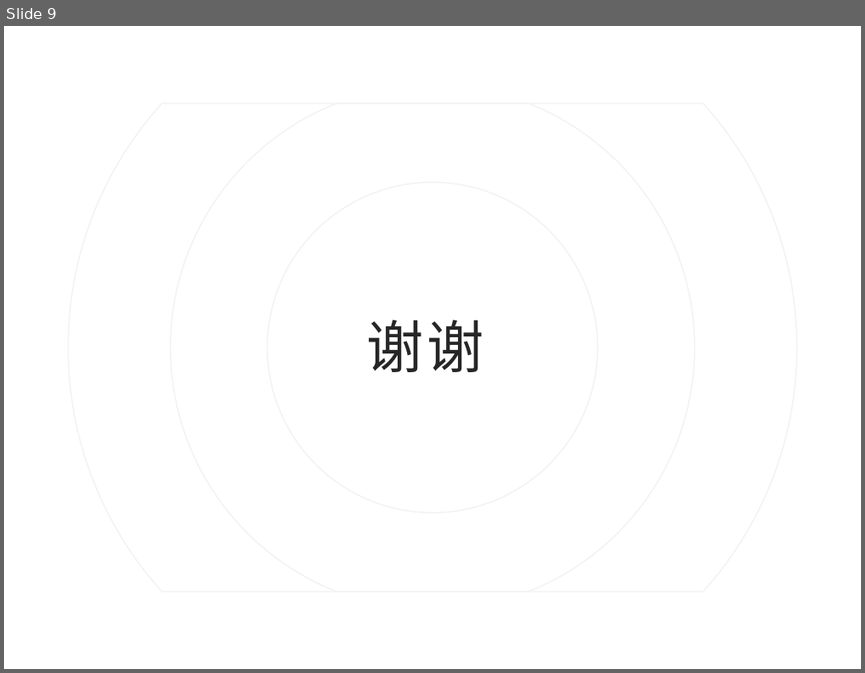
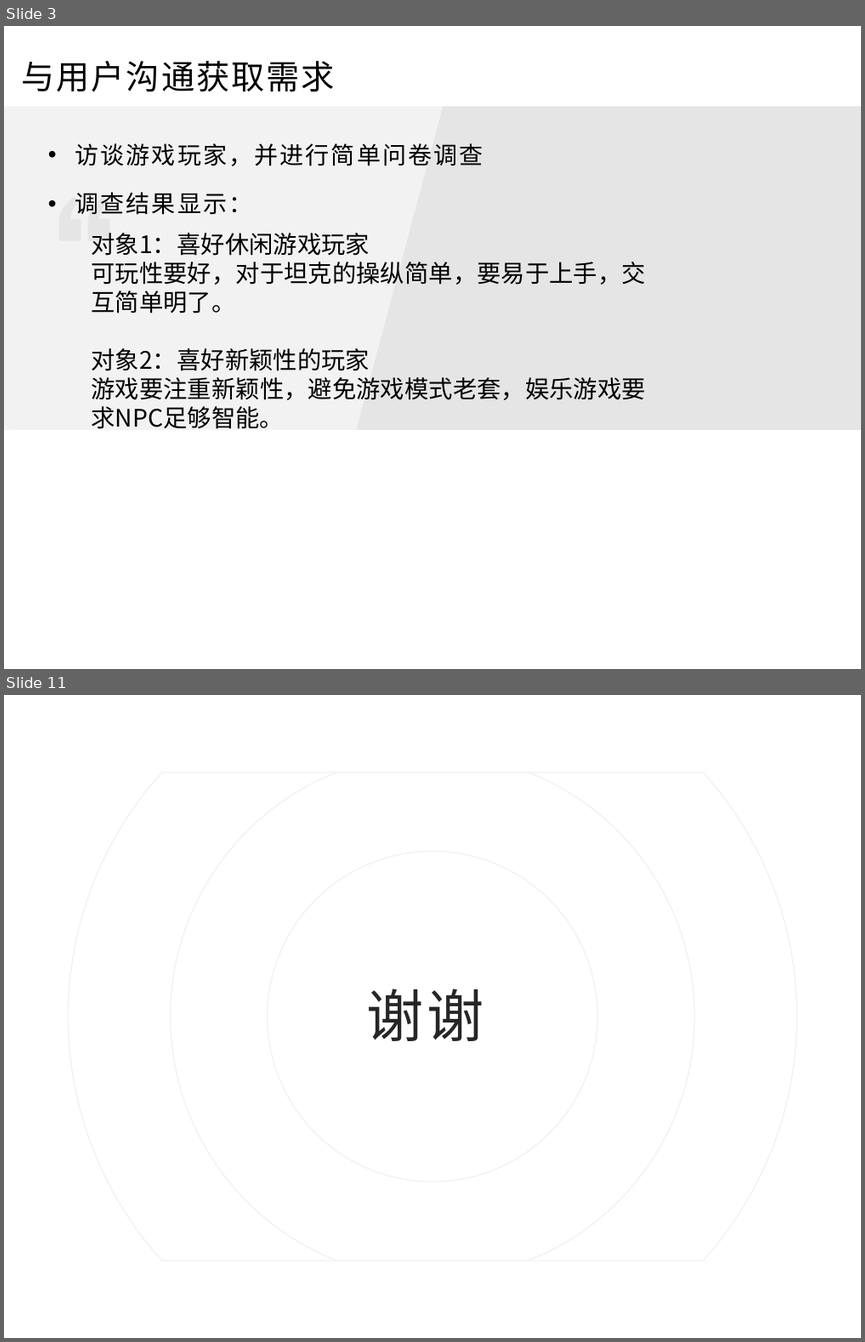
Before and after one commit to agukl/tankWar, a slide deck: 需求分析 .pptx. Shown one above the other, each under a label of ours: slide 9 before the commit, slides 3 and 11 after it; the slides between them are not shown. The pictures are 865x673 and 865x1342 pixels, drawn with LibreOffice and Linux fonts; fonts in the diff are those of the drawing. Boxes give left, top, right and bottom in pixels: in the first picture for what was removed or moved away, otherwise in the second. Text is boxed around its words. In the diff, an @@ line names an element or a change of style, - is before the commit and + after.

```diff
--- a/需求分析 .pptx
+++ b/需求分析 .pptx
@@ slide 3 added at [4,26,861,669], background #FFFFFF @@
@@ text added at [21,61,335,92], 28 pt, text #000000 @@
+与用户沟通获取需求
@@ rectangle added at [4,107,861,431], fill #F2F2F2 @@
@@ freeform shape added at [356,107,861,431], fill #D9D9D9 at 50% opacity @@
@@ text added at [75,143,646,429], 20.2 pt, text #000000 @@
+• 访谈游戏玩家，并进行简单问卷调查
+• 调查结果显示：
+  对象1：喜好休闲游戏玩家
+  可玩性要好，对于坦克的操纵简单，要易于上手，交互简单明了。
+  对象2：喜好新颖性的玩家
+  游戏要注重新颖性，避免游戏模式老套，娱乐游戏要求NPC足够智能。
@@ freeform shape added at [59,197,80,241], fill #D9D9D9 at 50% opacity @@
@@ freeform shape added at [88,197,109,241], fill #D9D9D9 at 50% opacity @@
@@ rectangle added at [14,430,861,588], fill #FFFFFF @@
@@ what was slide 9 is now slide 11 @@
```
Also in this commit, not shown: 8 slides changed, 1 other slide added, 1 other file.
